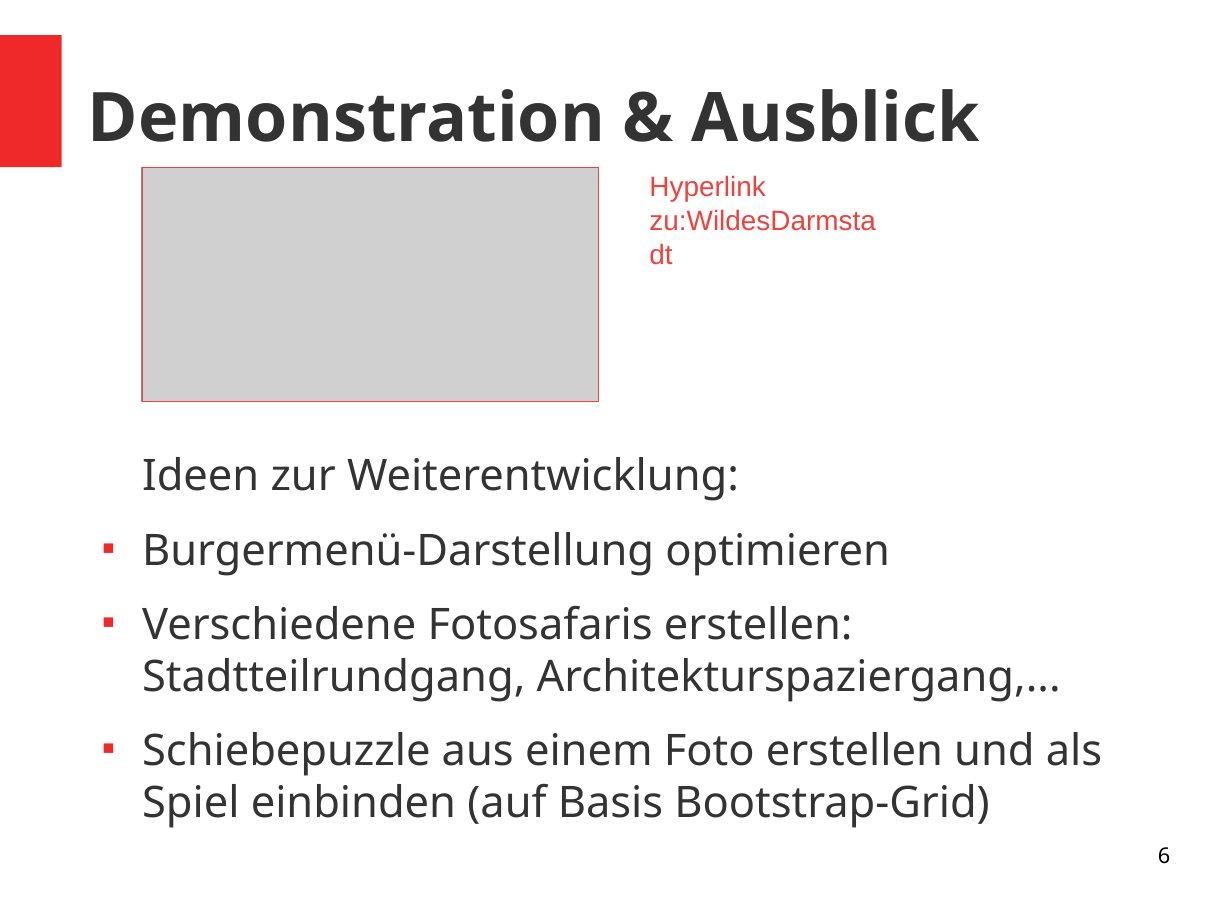
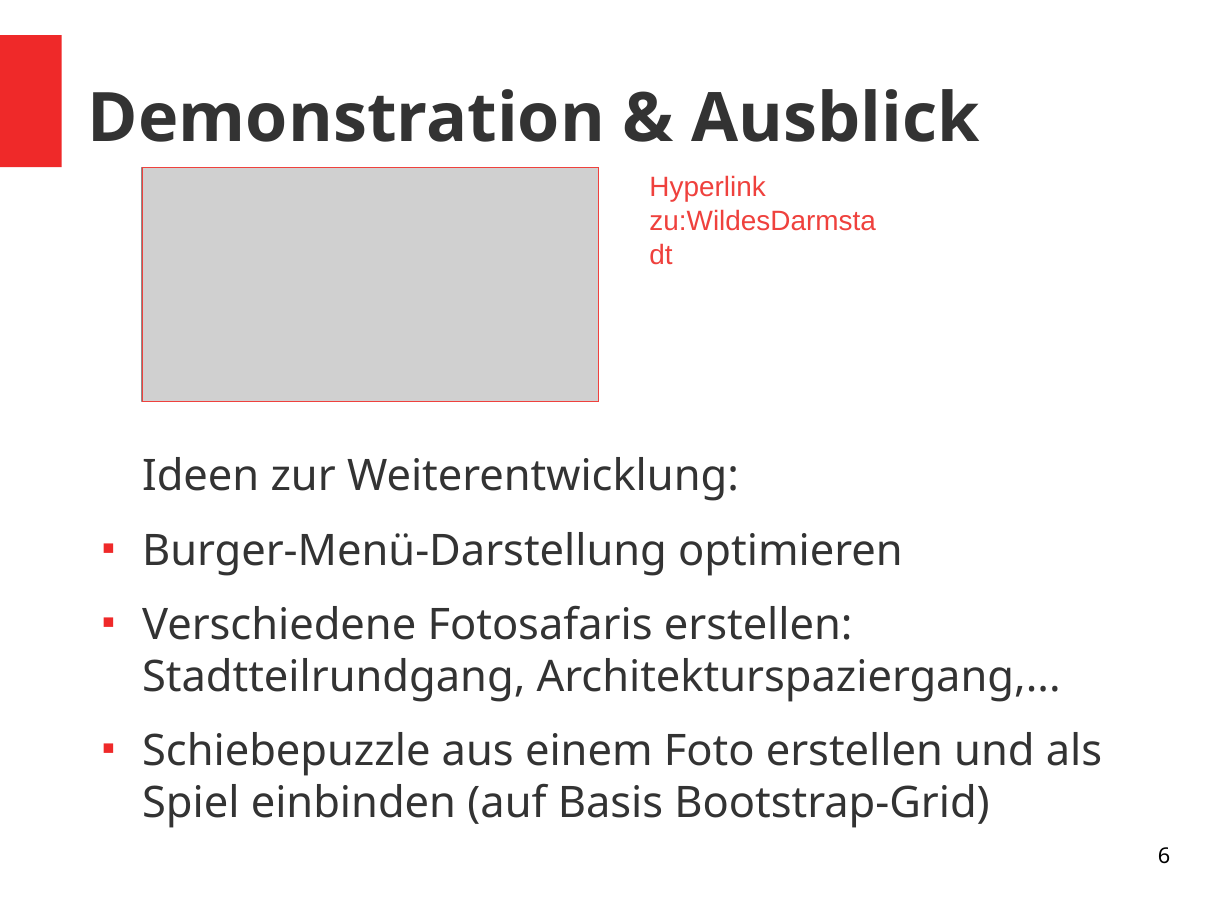
Before and after one commit to Diirr/firstProject, a slide deck: slide 6 of wildesDarmstadt_ProjektteamB.odp. Drawn at 1232x924 pixels with LibreOffice and Linux fonts; fonts in the diff are those of the drawing; grey boxes stand for pictures. Boxes give left, top, right and bottom in pixels: in the first picture for what was removed or moved away, otherwise in the second. Text is boxed around its words. In the diff, an @@ line names an element or a change of style, - is before the commit and + after.

```diff
--- a/wildesDarmstadt_ProjektteamB.odp
+++ b/wildesDarmstadt_ProjektteamB.odp
@@ text at [142, 532, 902, 576]: text changed @@
-■ Burgermenü-Darstellung optimieren
+■ Burger-Menü-Darstellung optimieren
```
Also in this commit, not shown: 2 other slides changed.
